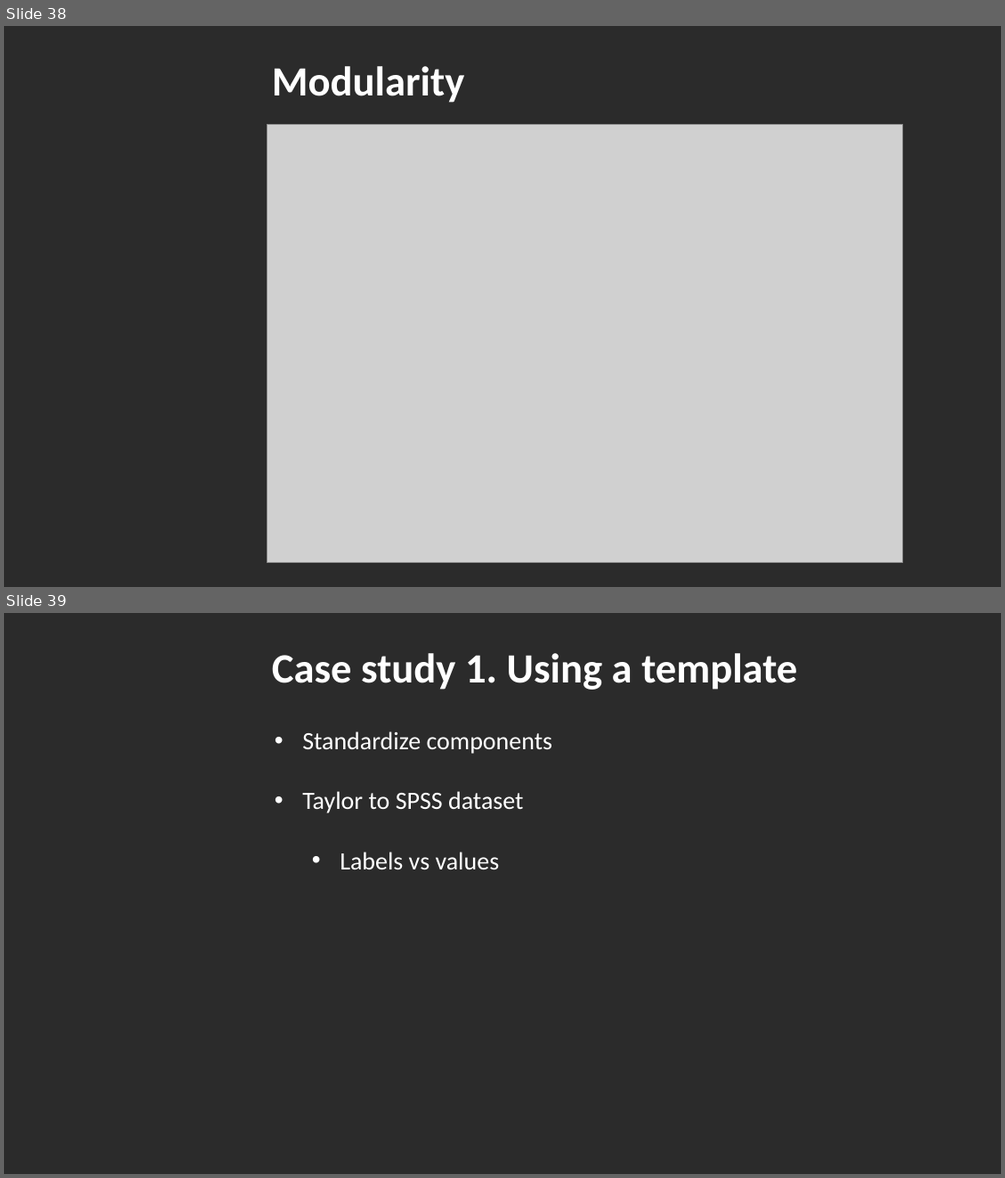
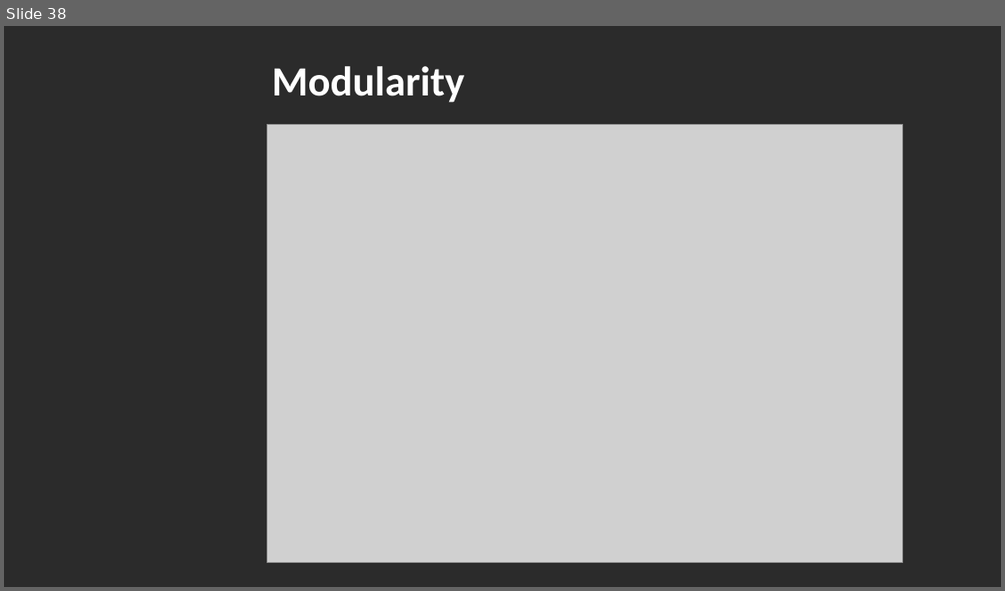
Before and after one commit to DataIMLabs/MIE2024, a slide deck: presentation/MIE2024-DataIM-Masterclass.pptx. Shown one above the other, each under a label of ours: slides 38 and 39 before the commit, slide 38 after it. The pictures are 1005x1178 and 1005x591 pixels, drawn with LibreOffice and Linux fonts; fonts in the diff are those of the drawing; grey boxes stand for pictures; background and template pictures are left out; a plain dark background stands for a picture behind light text. Boxes give left, top, right and bottom in pixels: in the first picture for what was removed or moved away, otherwise in the second. Text is boxed around its words. In the diff, an @@ line names an element or a change of style, - is before the commit and + after.

```diff
--- a/presentation/MIE2024-DataIM-Masterclass.pptx
+++ b/presentation/MIE2024-DataIM-Masterclass.pptx
@@ slide 39 removed at (x1=4, y1=613, x2=1001, y2=1174), background picture (left out) @@
@@ text removed at (x1=272, y1=653, x2=797, y2=690) @@
-Case study 1. Using a template
@@ text removed at (x1=302, y1=731, x2=553, y2=869) @@
-• Standardize components
-• Taylor to SPSS dataset
-  • Labels vs values
```
Also in this commit, not shown: 6 slides changed, 3 other slides removed, 7 other files.
